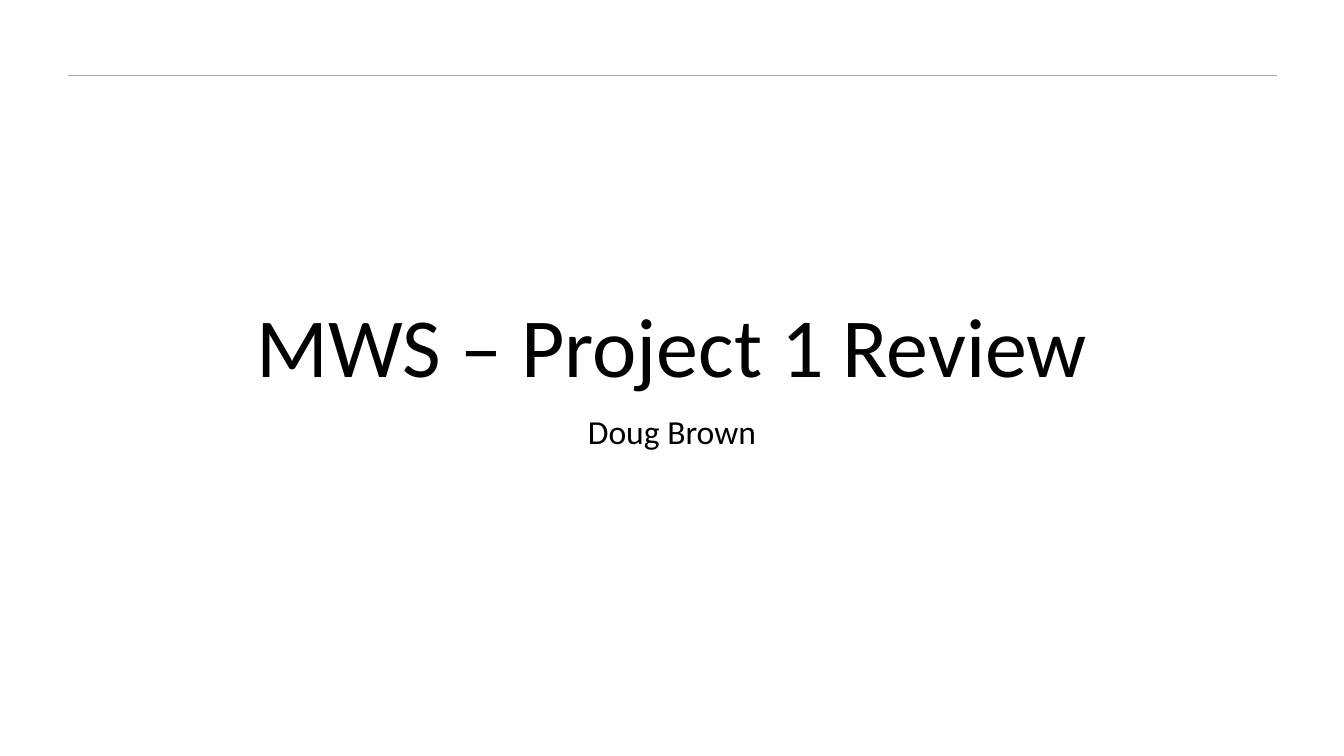
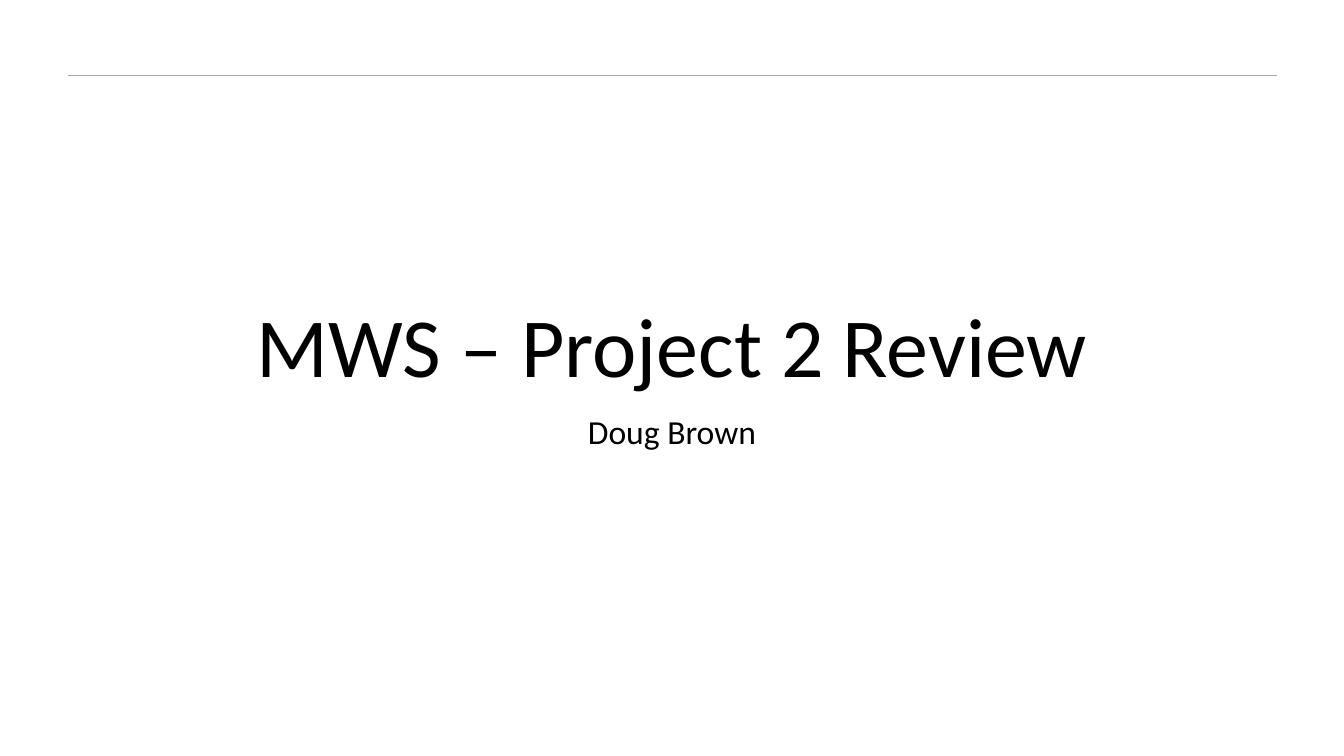
Before and after one commit to thefinitemonkey/Udacity-MWS-Presentations, a slide deck: slide 1 of MWS Project 2 Presentation.pptx. Drawn at 1344x756 pixels with LibreOffice and Linux fonts; fonts in the diff are those of the drawing; background and template pictures are left out. Boxes give left, top, right and bottom in pixels: in the first picture for what was removed or moved away, otherwise in the second. Text is boxed around its words. In the diff, an @@ line names an element or a change of style, - is before the commit and + after.

Commit message:
Add files via upload
It was pointed out in the presentation chat that I had left this titled Project 1. Sorry about that!

```diff
--- a/MWS Project 2 Presentation.pptx
+++ b/MWS Project 2 Presentation.pptx
@@ title at (x1=257, y1=319, x2=1087, y2=392): text changed @@
-MWS – Project 1 Review
+MWS – Project 2 Review
```
